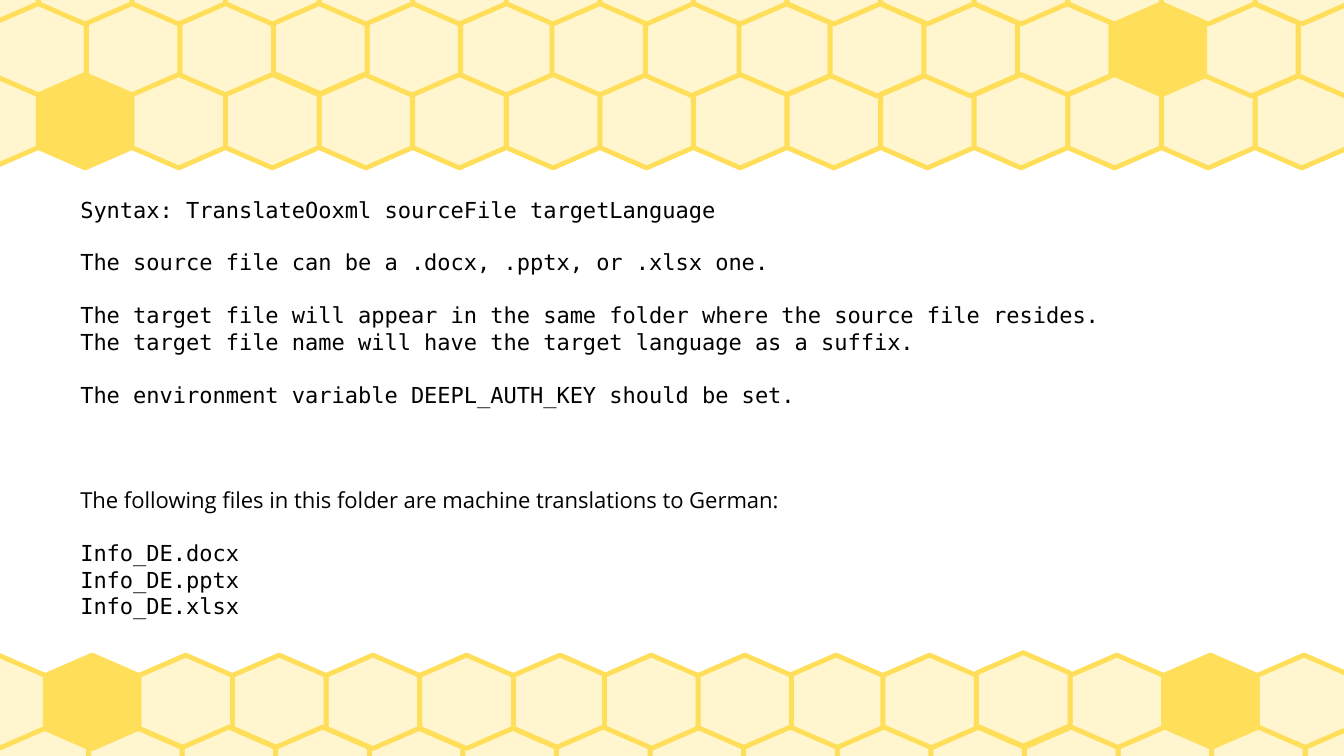
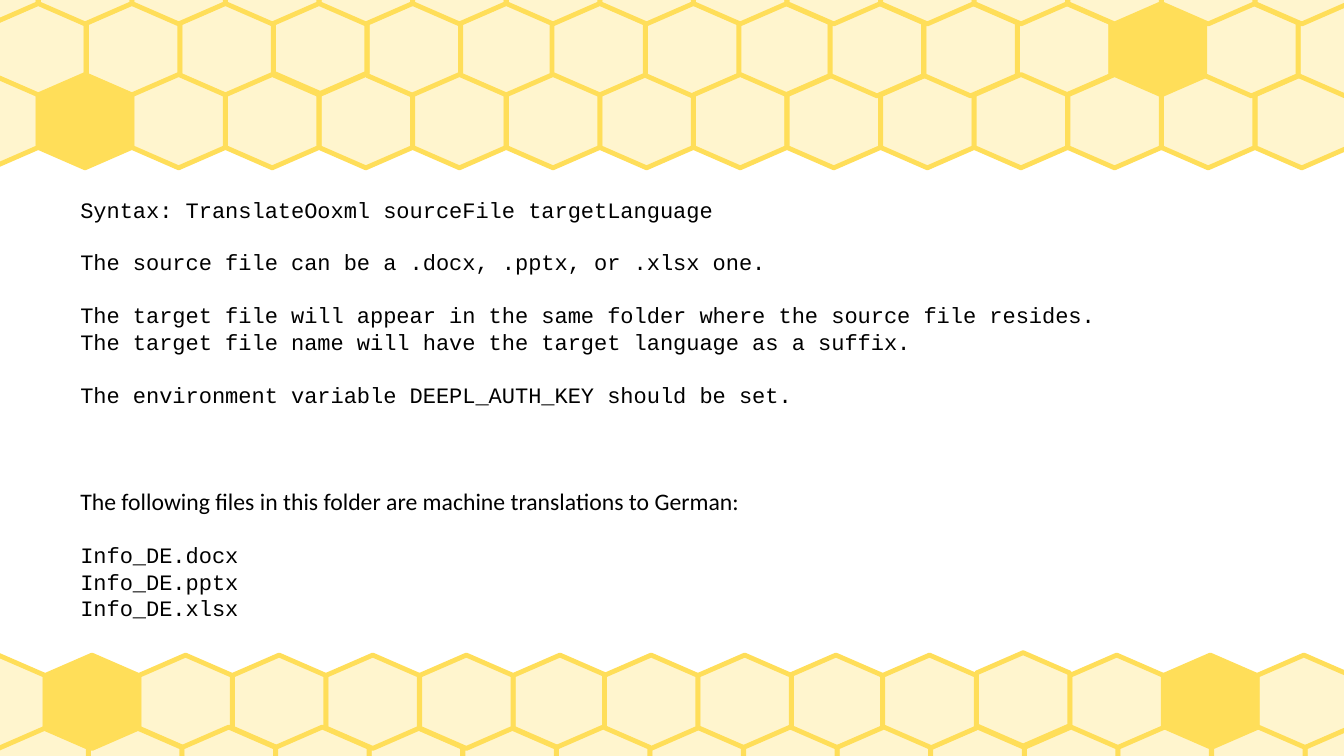
Before and after one commit to IgorIgnatyuk/TranslateOoxml, a slide deck: slide 2 of Info.pptx. Drawn at 1344x756 pixels with LibreOffice and Linux fonts; fonts in the diff are those of the drawing. Boxes give left, top, right and bottom in pixels: in the first picture for what was removed or moved away, otherwise in the second. Text is boxed around its words. In the diff, an @@ line names an element or a change of style, - is before the commit and + after.

Commit message:
Use nicer fonts in Info.*

```diff
--- a/Info.pptx
+++ b/Info.pptx
@@ text "Syntax: TranslateOoxml sourceFile targetLanguage" at box(80, 202, 1094, 619): font DejaVu Sans Mono to Courier New in "Syntax: TranslateOoxml sourceFile targetLanguage", "The source file can be a .docx, ...", "The target file will appear in the ...", "The target file name will have the ..." and 4 more places; size 13 to 14 pt, font Open Sans to Calibri in "The following files in this folder are ..." @@
```
Also in this commit, not shown: 1 other slide changed, 5 other files.
